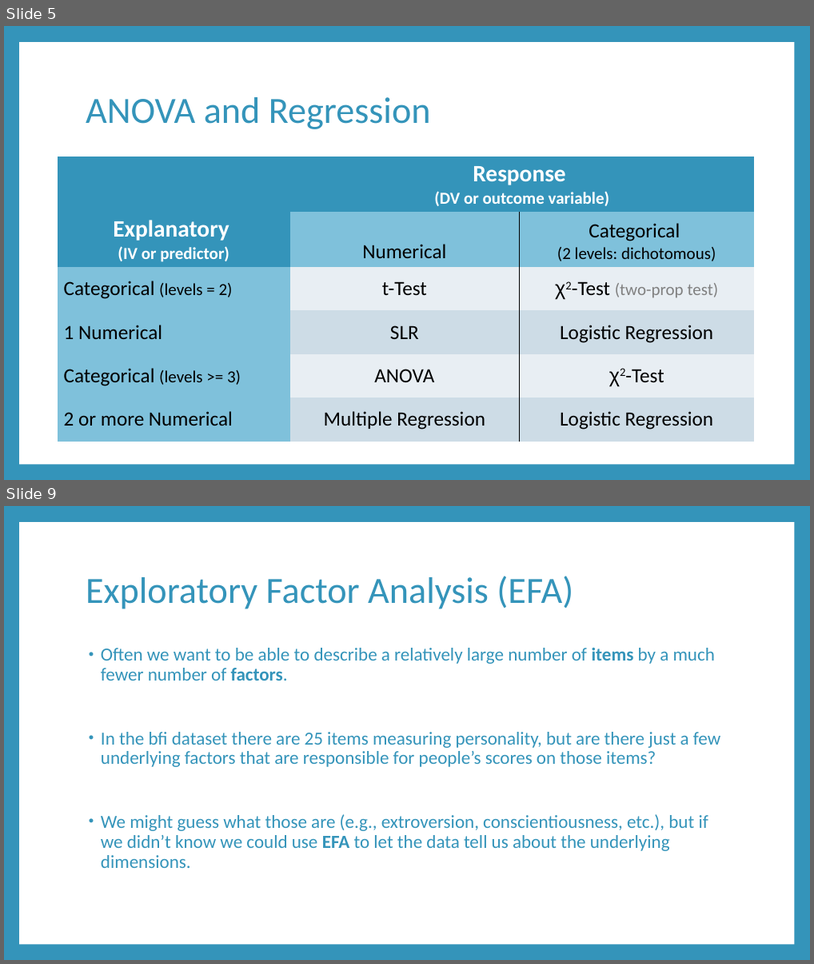
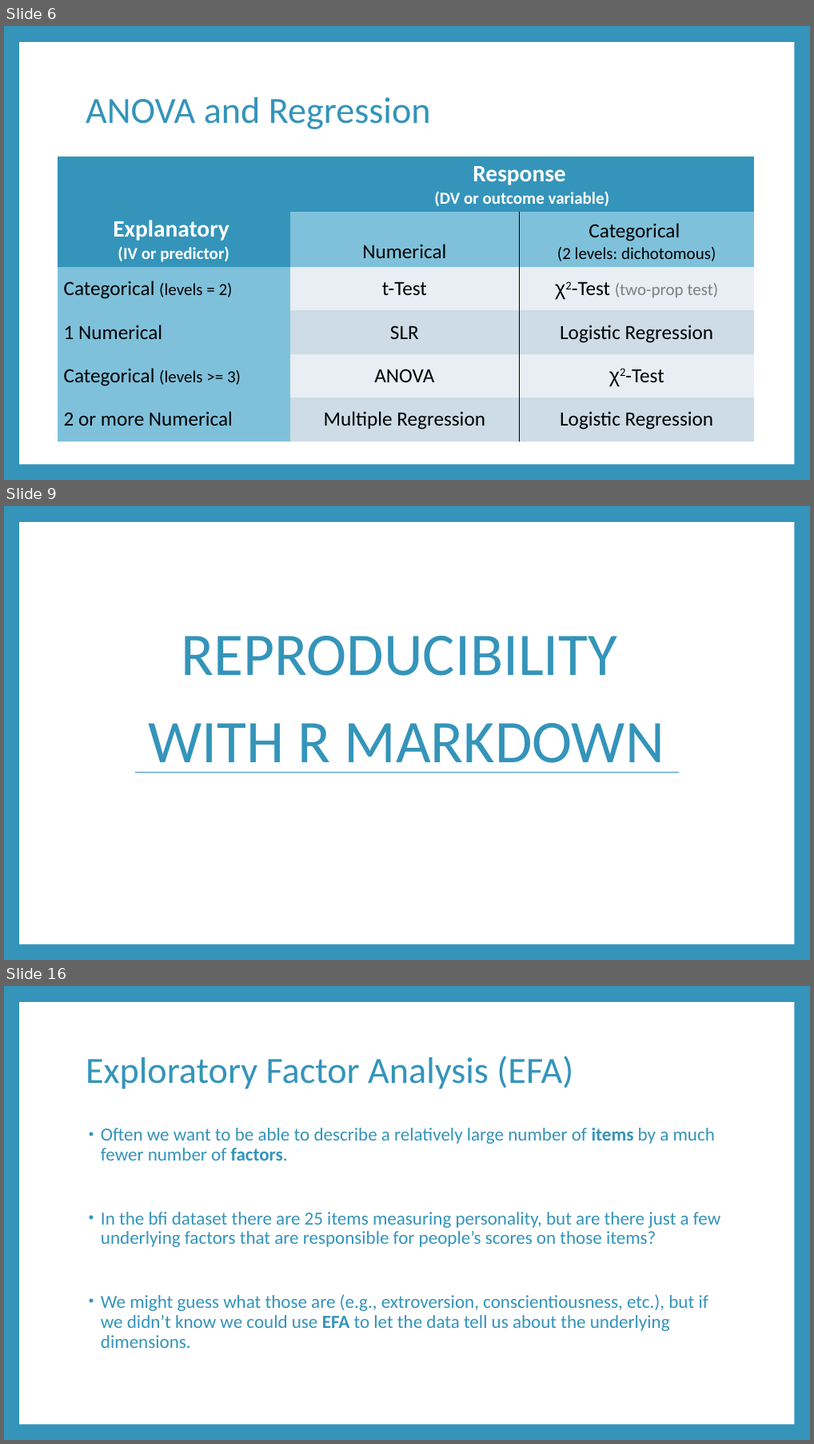
Before and after one commit to RandiLGarcia/datic-intro-to-r, a slide deck: docs/Day 2 Slides.pptx. Shown one above the other, each under a label of ours: slides 5 and 9 before the commit, slides 6, 9 and 16 after it; the slides between them are not shown. The pictures are 814x964 and 814x1444 pixels, drawn with LibreOffice and Linux fonts; fonts in the diff are those of the drawing. Boxes give left, top, right and bottom in pixels: in the first picture for what was removed or moved away, otherwise in the second. Text is boxed around its words. In the diff, an @@ line names an element or a change of style, - is before the commit and + after.

```diff
--- a/docs/Day 2 Slides.pptx
+++ b/docs/Day 2 Slides.pptx
@@ slide 9 added at [4, 506, 810, 960], background #3494BA; not listed: 1 template element that a slide beside it also shows @@
@@ title added at [148, 636, 665, 772], 72 pt, text #3494BA @@
+REPRODUCIBILITY
+WITH R MARKDOWN
@@ line added from (135, 772) to (680, 772), #3494BA 0.79 pt @@
@@ what was slide 5 is now slide 6 @@
@@ what was slide 9 is now slide 16 @@
```
Also in this commit, not shown: 10 slides changed, 8 other slides added, 1 slide removed, 58 other files.
